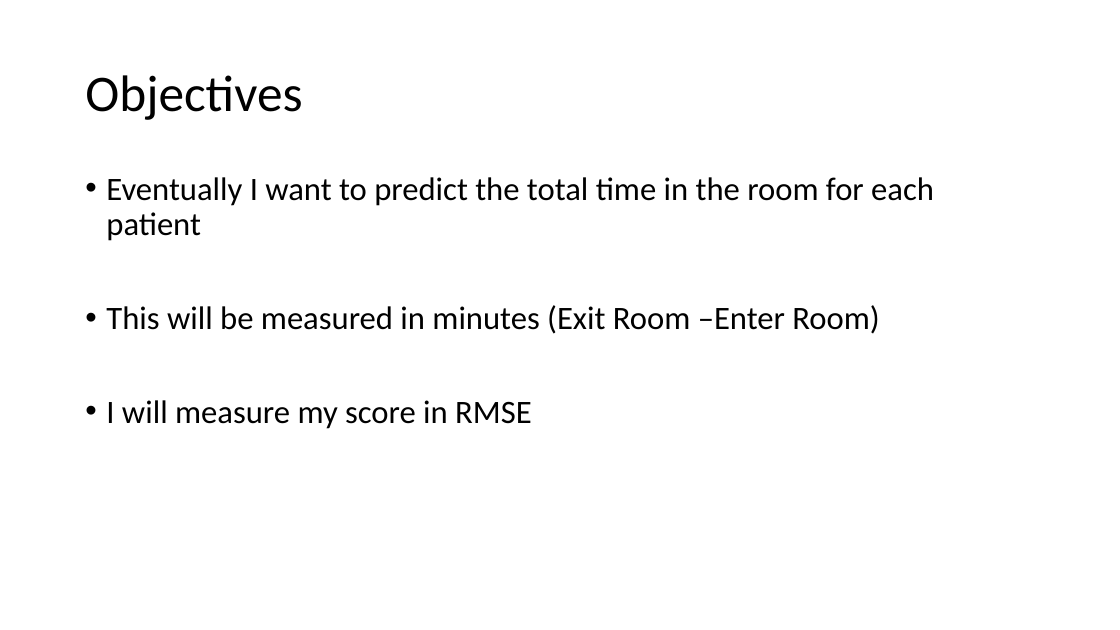
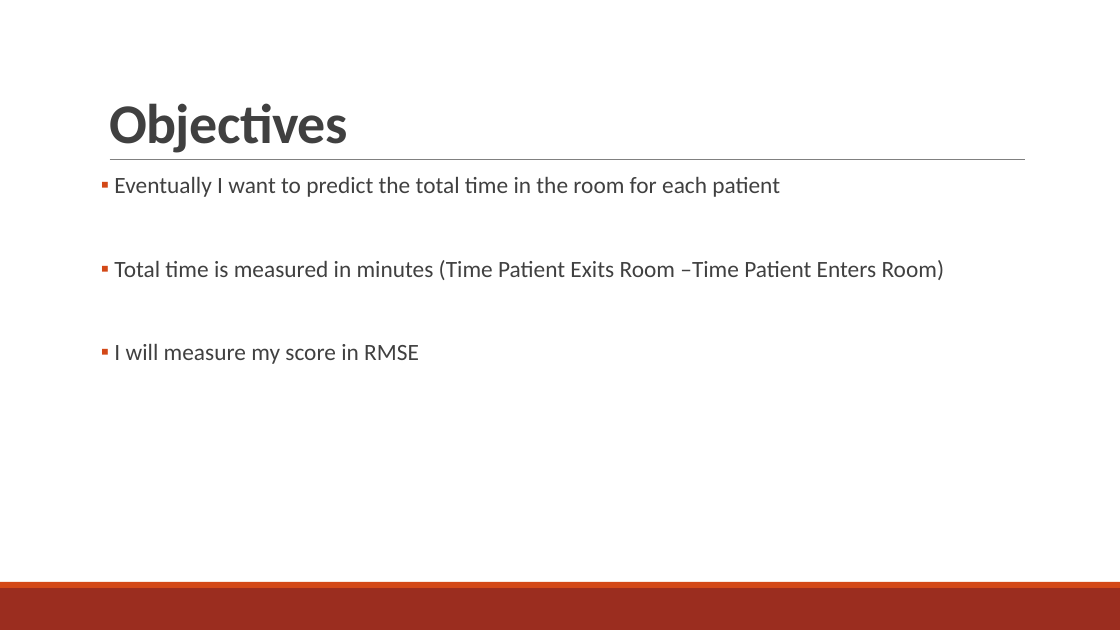
Before and after one commit to j-v-k/sfdat28, a slide deck: slide 4 of JVK-HOS Project/PREDICTING _PROCEDURE _TIMES.pptx. Drawn at 1120x630 pixels with LibreOffice and Linux fonts; fonts in the diff are those of the drawing. Boxes give left, top, right and bottom in pixels: in the first picture for what was removed or moved away, otherwise in the second. Text is boxed around its words. In the diff, an @@ line names an element or a change of style, - is before the commit and + after.

```diff
--- a/JVK-HOS Project/PREDICTING _PROCEDURE _TIMES.pptx
+++ b/JVK-HOS Project/PREDICTING _PROCEDURE _TIMES.pptx
@@ title "Objectives" moved from (x1=85, y1=75, x2=302, y2=120) to (x1=109, y1=103, x2=347, y2=153) @@
@@ title "Objectives" at (x1=109, y1=103, x2=347, y2=153): size 44 to 48 pt, text colour #000000 to #404040, letter spacing 0 to -0.5 pt, bold on; line spacing 0.9 to 0.85; vertical alignment middle to bottom @@
@@ text "Eventually I want to predict ..." moved from (x1=106, y1=177, x2=934, y2=429) to (x1=114, y1=177, x2=945, y2=364) @@
@@ line added from (110, 160) to (1026, 160), #808080 0.5 pt @@
@@ text at (x1=114, y1=177, x2=780, y2=364): size 28 to 20 pt, text colour #000000 to #404040 in "Eventually I want to predict the total ...", "I will measure my score in RMSE"; bullet • to ▪; more space between paragraphs @@
@@ text at (x1=114, y1=260, x2=945, y2=280): text changed; size 28 to 20 pt; text colour #000000 to #404040 @@
-• This will be measured in minutes (Exit Room –Enter Room)
+▪ Total time is measured in minutes (Time Patient Exits Room –Time Patient Enters Room)
@@ rectangle added at (x1=0, y1=588, x2=1120, y2=630), fill #9B2D1F @@
@@ rectangle added at (x1=0, y1=582, x2=1120, y2=588), fill #D34817 @@
```
Also in this commit, not shown: 7 other slides changed, 16 slides added, 5 slides removed, 18 other files.
